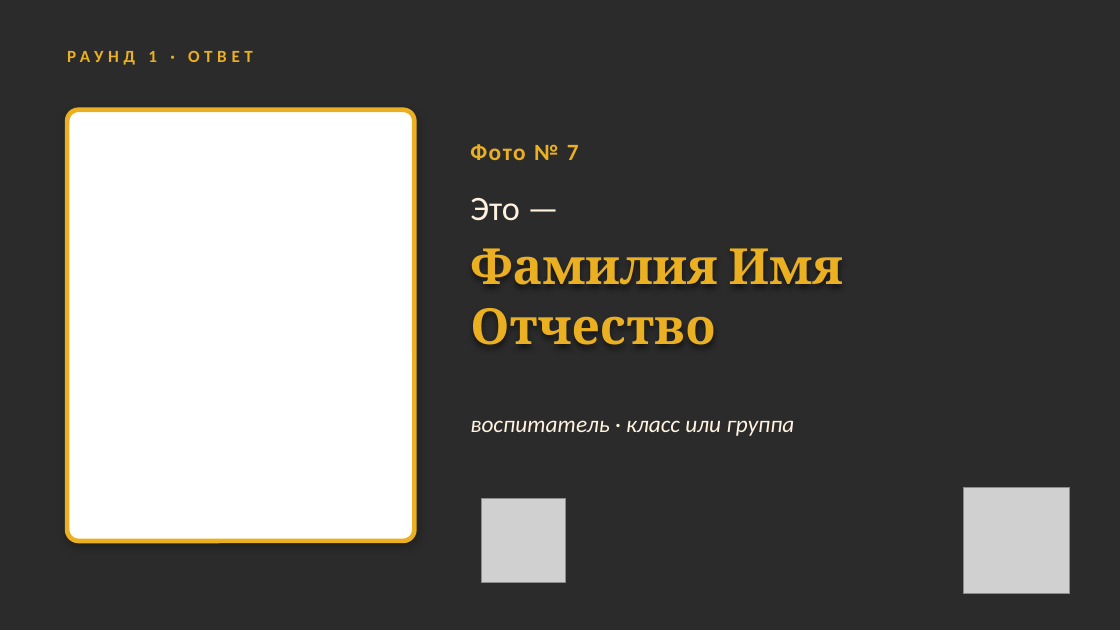
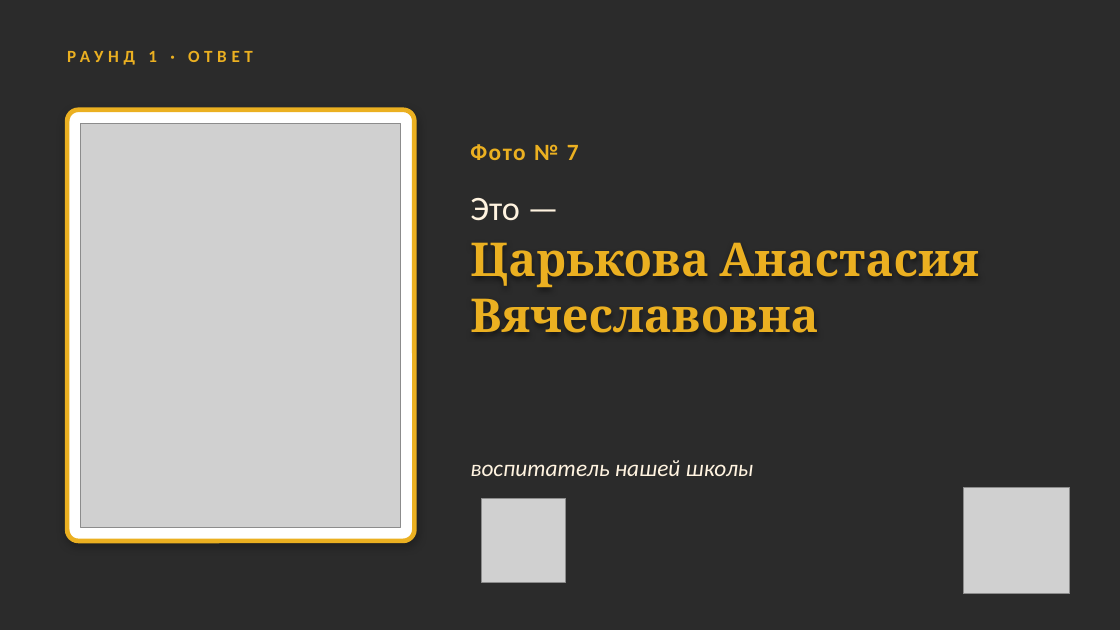
Before and after one commit to sl-himmelreich/heinrich-mario, a slide deck: slide 17 of День_воспитателя_конкурс.pptx. Drawn at 1120x630 pixels with LibreOffice and Linux fonts; fonts in the diff are those of the drawing; grey boxes stand for pictures; background and template pictures are left out; a plain dark background stands for a picture behind light text. Boxes give left, top, right and bottom in pixels: in the first picture for what was removed or moved away, otherwise in the second. Text is boxed around its words. In the diff, an @@ line names an element or a change of style, - is before the commit and + after.

```diff
--- a/День_воспитателя_конкурс.pptx
+++ b/День_воспитателя_конкурс.pptx
@@ picture added at (81, 123, 401, 528) @@
@@ text removed at (470, 248, 843, 345) @@
-Фамилия Имя Отчество
@@ text added at (470, 242, 979, 333), 30 pt, text #EBB021, bold @@
+Царькова Анастасия Вячеславовна
@@ text at (470, 460, 754, 476): text changed @@
-воспитатель · класс или группа
+воспитатель нашей школы
```
Also in this commit, not shown: 10 other slides changed, 1 other file.
